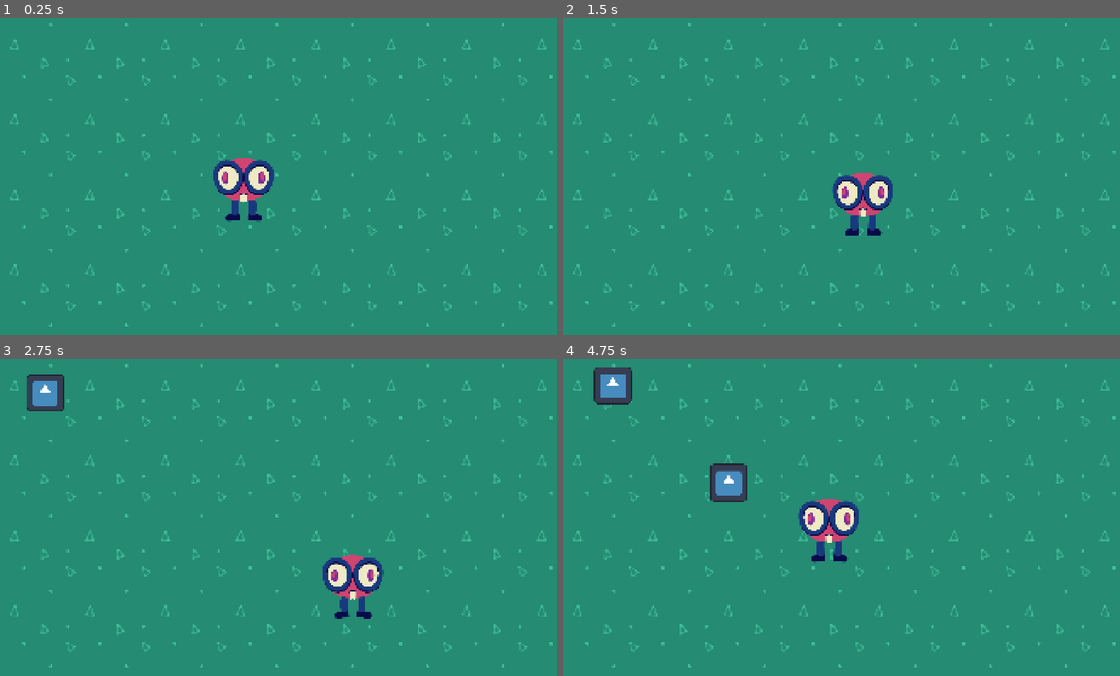
Above: before the commit, frames 1-4 (two rows, left to right).
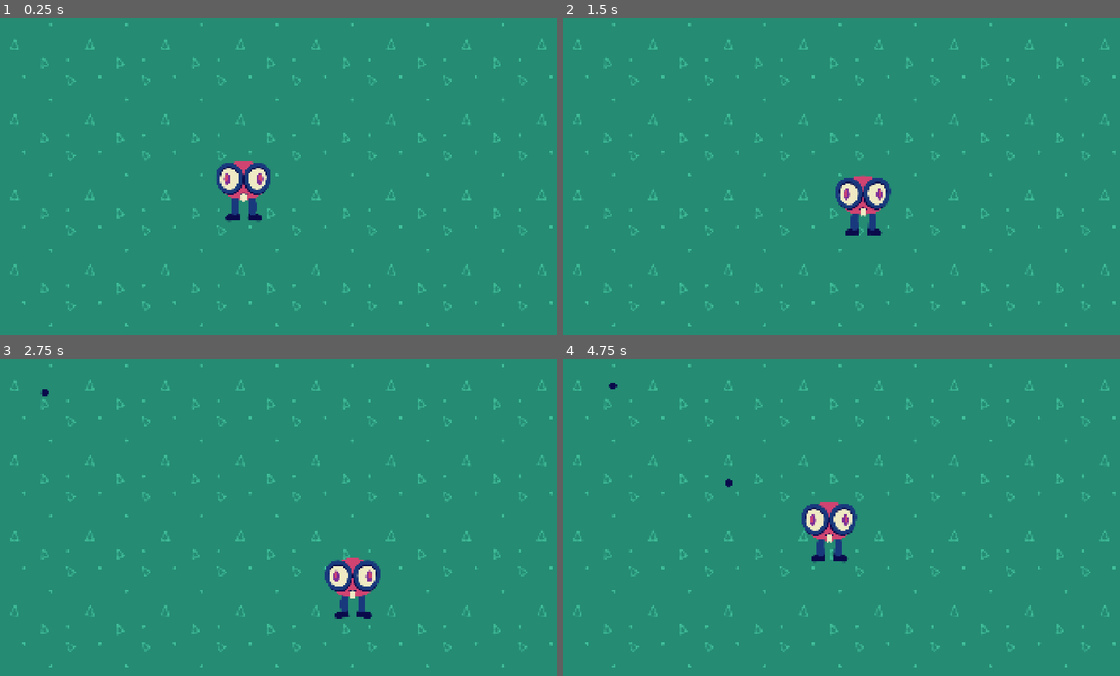
Above: after the commit, the same moments.

Repository: squarepear/ggj-26
Game: Godot game, scene res://world/world.tscn
The game is run twice, just before and just after one commit, with the same random seed, the same clock (stepped at 60 frames per second) and the same inputs. The engine's default icon, where the game draws it, is replaced by a stand-in: a white triangle on a blue panel in a dark square.
Inputs:
- Up to frame 1 (0.25 s): no input
- Up to frame 2 (1.5 s): tap Enter at 0.5 s; hold D (move_right) 0.53-1.28 s; hold S (move_down) from 1.28 s (still down)
- Up to frame 3 (2.75 s): release S (move_down) at 2.03 s; hold D (move_right) from 2.03 s (still down)
- Up to frame 4 (4.75 s): release D (move_right) at 2.78 s; hold W (move_up) 2.78-3.53 s; hold A (move_left) from 3.53 s (still down)

The runs differ from the first frame. In frame 1, 0.5% of the frame differs, in the area x 38-50%, y 44-58%; in frame 2, 0.5%; in frame 3, 1.3%; in frame 4, 2.2%, in the area x 5-54%, y 2-58%.

Commit message:
Add bullet texture

Diff:
--- a/project/bullet/bullet.tscn
+++ b/project/bullet/bullet.tscn
@@ -3,7 +3,7 @@
 [ext_resource type="Script" uid="uid://ihep336x6bpj" path="res://bullet/bullet.gd" id="1_6wip1"]
 [ext_resource type="Script" uid="uid://dfu1hk8ne0eau" path="res://component/movement_component.gd" id="1_k2aps"]
 [ext_resource type="Script" uid="uid://bk4q82ppmb7m" path="res://component/target_component.gd" id="3_0qjqd"]
-[ext_resource type="Texture2D" uid="uid://c25jdqg3rjnyy" path="res://icon.svg" id="4_xvnxm"]
+[ext_resource type="Texture2D" uid="uid://ckhc57s5njdfm" path="res://bullet/bullet.png" id="4_xvnxm"]
 
 [node name="Bullet" type="CharacterBody2D" unique_id=496901937]
 script = ExtResource("1_6wip1")
Binary file added: project/bullet/bullet.png
Not shown, added: project/bullet/bullet.png.import
Binary file changed: project/player/player_head.png
